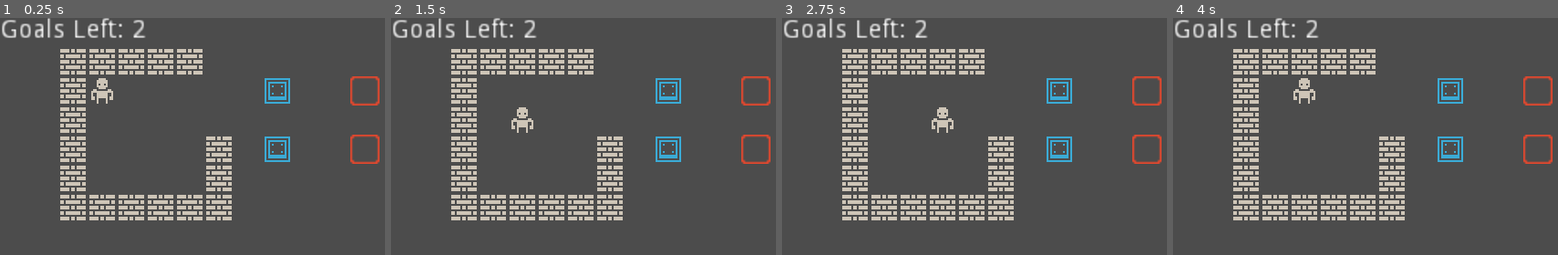
Above: before the commit, frames 1-4 (left to right).
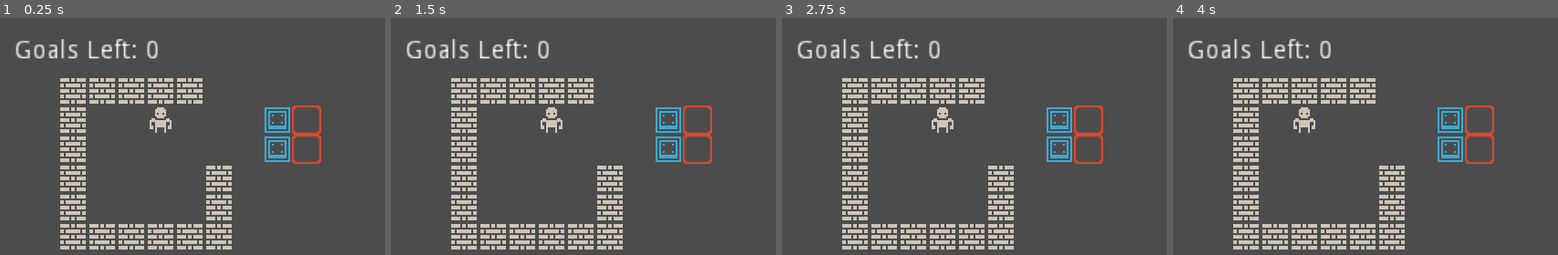
Above: after the commit, the same moments.

Repository: chucklepie/PushGame
Game: Godot game, scene res://World.tscn
The game is run twice, just before and just after one commit, with the same random seed, the same clock (stepped at 60 frames per second) and the same inputs.
Inputs:
- Up to frame 1 (0.25 s): no input
- Up to frame 2 (1.5 s): tap Enter at 0.5 s; hold Right (ui_right) 0.53-1.28 s; tap Space at 1.25 s; hold Down (ui_down) from 1.28 s (still down)
- Up to frame 3 (2.75 s): tap Enter at 2 s; release Down (ui_down) at 2.03 s; hold Right (ui_right) from 2.03 s (still down)
- Up to frame 4 (4 s): tap Space at 2.75 s; release Right (ui_right) at 2.78 s; hold Up (ui_up) 2.78-3.53 s; tap Enter at 3.5 s; hold Left (ui_left) from 3.53 s (still down)

The runs differ from the first frame. In frame 1, 13% of the frame differs, in the area x 0-99%, y 0-98%; in frame 2, 13%; in frame 3, 13%; in frame 4, 13%.
Error after the commit: Parse Error: Variable "box" already defined in the scope (at line 7). (res://World.gd:8)

Commit message:
version 2

Diff:
--- a/Version1/Box.gd
+++ b/Version1/Box.gd
@@ -1,13 +1,28 @@
 extends KinematicBody2D
+signal box_finished_moving
 
 const GRID=16
-
+onready var tween:Tween=$Tween
 func move(direction):
 	if direction!=Vector2.ZERO:
 		$Ray.cast_to=direction*GRID
 		$Ray.force_raycast_update()
 	if !$Ray.is_colliding():
-		position=position+(direction*GRID)
+		movebox(direction*GRID)
 		return true
 	else:
 		return false
+
+func movebox(amount):
+	if not tween.is_active():
+		tween.interpolate_property(self,"position",
+			position,
+			position+(amount),
+			0.1,Tween.TRANS_SINE,Tween.EASE_IN_OUT
+	)
+	tween.start()
+
+func _on_Tween_tween_all_completed() -> void:
+	emit_signal("box_finished_moving")
+	#get_parent().get_parent().check_end()
+	#print(get_tree())
--- a/Version1/Box.tscn
+++ b/Version1/Box.tscn
@@ -24,3 +24,6 @@
 [node name="Ray" type="RayCast2D" parent="."]
 position = Vector2( 8, 8 )
 cast_to = Vector2( 16, 0 )
+
+[node name="Tween" type="Tween" parent="."]
+[connection signal="tween_all_completed" from="Tween" to="." method="_on_Tween_tween_all_completed"]
--- a/Version1/KinematicBody2D.gd
+++ b/Version1/KinematicBody2D.gd
@@ -1,7 +1,8 @@
 extends KinematicBody2D
 
-const GRID=16
-onready var ray=get_node("Ray")
+const GRID:=16
+onready var ray:RayCast2D=get_node("Ray")
+onready var tween=$Tween
 
 func _unhandled_input(event):
 	var direction = Vector2.ZERO
@@ -21,10 +22,20 @@
 		ray.cast_to=direction*GRID
 		ray.force_raycast_update()
 	if !ray.is_colliding():
-		position=position+(direction*GRID)
+		moveplayer(direction*GRID)
+		#position=position+(direction*GRID)
 	else:
 		var collider
 		collider=ray.get_collider()
 		if collider.is_in_group('Box'):
 			if collider.move(direction):
-				position=position+(direction*GRID)
+				moveplayer(direction*GRID)
+
+func moveplayer(amount):
+	if not tween.is_active():
+		tween.interpolate_property(self,"position",
+			position,
+			position+(amount),
+			0.1,Tween.TRANS_SINE,Tween.EASE_IN_OUT
+	)
+	tween.start()
--- a/Version1/Player.tscn
+++ b/Version1/Player.tscn
@@ -1,27 +1,25 @@
-[gd_scene load_steps=5 format=2]
+[gd_scene load_steps=4 format=2]
 
 [ext_resource path="res://Assets/player.png" type="Texture" id=1]
 [ext_resource path="res://KinematicBody2D.gd" type="Script" id=2]
 
-[sub_resource type="GDScript" id=1]
-
-[sub_resource type="RectangleShape2D" id=2]
+[sub_resource type="RectangleShape2D" id=1]
 extents = Vector2( 5.43966, 6.48385 )
 
 [node name="Player" type="KinematicBody2D"]
-position = Vector2( 48, 32 )
 script = ExtResource( 2 )
 
 [node name="sprite" type="Sprite" parent="."]
 texture = ExtResource( 1 )
 centered = false
-script = SubResource( 1 )
 
 [node name="CollisionShape2D" type="CollisionShape2D" parent="."]
 position = Vector2( 8, 8 )
-shape = SubResource( 2 )
+shape = SubResource( 1 )
 
 [node name="Ray" type="RayCast2D" parent="."]
 position = Vector2( 8, 8 )
 enabled = true
 cast_to = Vector2( 16, 0 )
+
+[node name="Tween" type="Tween" parent="."]
--- a/Version1/World.gd
+++ b/Version1/World.gd
@@ -1,16 +1,29 @@
 extends Node2D
 
 var endgame=false
+var goalsleft
+
+func _ready() -> void:
+	var box:KinematicBody2D
+	for box in $Boxes.get_children():
+		box.connect("box_finished_moving",self,"_on_box_finished_moving")
+
 
 func _process(delta):
 	if !endgame:
-		var goalsleft=$Goals.get_child_count()
+		goalsleft=$Goals.get_child_count()
 
-		for goal in $Goals.get_children():
-			if goal.goalmet:
-				goalsleft-=1
-		if goalsleft==0:
-			$ConfirmationDialog.popup()
-			endgame=true
-			print("end")
-		$GoalsLeft.text="Goals Left: " + str(goalsleft)
+func check_end():
+	for goal in $Goals.get_children():
+		if goal.goalmet:
+			goalsleft-=1
+	if goalsleft==0:
+		$ConfirmationDialog.popup()
+		endgame=true
+		print("end")
+	$GoalsLeft.text="Goals Left: " + str(goalsleft)
+
+
+
+func _on_box_finished_moving() -> void:
+	check_end()
--- a/Version1/World.tscn
+++ b/Version1/World.tscn
@@ -7,78 +7,81 @@
 [ext_resource path="res://World.gd" type="Script" id=5]
 
 [node name="Node2D" type="Node2D"]
+position = Vector2( 7.56503, 11.3476 )
 script = ExtResource( 5 )
 
 [node name="Player" parent="." instance=ExtResource( 1 )]
+position = Vector2( 72.435, 36.6524 )
 
 [node name="Walls" type="Node2D" parent="."]
 
 [node name="Wall" parent="Walls" instance=ExtResource( 2 )]
-position = Vector2( 80, 16 )
+position = Vector2( 72.435, 20.6524 )
 
 [node name="Wall2" parent="Walls" instance=ExtResource( 2 )]
-position = Vector2( 64, 16 )
+position = Vector2( 56.435, 20.6524 )
 
 [node name="Wall3" parent="Walls" instance=ExtResource( 2 )]
-position = Vector2( 32, 32 )
+position = Vector2( 24.435, 36.6524 )
 
 [node name="Wall4" parent="Walls" instance=ExtResource( 2 )]
-position = Vector2( 48, 16 )
+position = Vector2( 40.435, 20.6524 )
 
 [node name="Wall5" parent="Walls" instance=ExtResource( 2 )]
-position = Vector2( 32, 48 )
+position = Vector2( 24.435, 52.6524 )
 
 [node name="Wall7" parent="Walls" instance=ExtResource( 2 )]
-position = Vector2( 32, 64 )
+position = Vector2( 24.435, 68.6524 )
 
 [node name="Wall8" parent="Walls" instance=ExtResource( 2 )]
-position = Vector2( 32, 80 )
+position = Vector2( 24.435, 84.6524 )
 
 [node name="Wall10" parent="Walls" instance=ExtResource( 2 )]
-position = Vector2( 32, 96 )
+position = Vector2( 24.435, 100.652 )
 
 [node name="Wall11" parent="Walls" instance=ExtResource( 2 )]
-position = Vector2( 48, 96 )
+position = Vector2( 40.435, 100.652 )
 
 [node name="Wall12" parent="Walls" instance=ExtResource( 2 )]
-position = Vector2( 80, 96 )
+position = Vector2( 72.435, 100.652 )
 
 [node name="Wall13" parent="Walls" instance=ExtResource( 2 )]
-position = Vector2( 96, 96 )
+position = Vector2( 88.435, 100.652 )
 
 [node name="Wall14" parent="Walls" instance=ExtResource( 2 )]
-position = Vector2( 112, 96 )
+position = Vector2( 104.435, 100.652 )
 
 [node name="Wall15" parent="Walls" instance=ExtResource( 2 )]
-position = Vector2( 112, 80 )
+position = Vector2( 104.435, 84.6524 )
 
 [node name="Wall16" parent="Walls" instance=ExtResource( 2 )]
-position = Vector2( 112, 64 )
+position = Vector2( 104.435, 68.6524 )
 
 [node name="Wall17" parent="Walls" instance=ExtResource( 2 )]
-position = Vector2( 96, 16 )
+position = Vector2( 88.435, 20.6524 )
 
 [node name="Wall9" parent="Walls" instance=ExtResource( 2 )]
-position = Vector2( 64, 96 )
+position = Vector2( 56.435, 100.652 )
 
 [node name="Wall6" parent="Walls" instance=ExtResource( 2 )]
-position = Vector2( 32, 16 )
+position = Vector2( 24.435, 20.6524 )
 
 [node name="Boxes" type="Node2D" parent="."]
 position = Vector2( 144, 64 )
 
 [node name="Box" parent="Boxes" instance=ExtResource( 3 )]
-position = Vector2( 0, -32 )
+position = Vector2( -7.56503, -27.3476 )
 
 [node name="Box2" parent="Boxes" instance=ExtResource( 3 )]
+position = Vector2( -7.56503, -11.3476 )
 
 [node name="Goals" type="Node2D" parent="."]
 
 [node name="Goal" parent="Goals" instance=ExtResource( 4 )]
-position = Vector2( 192, 64 )
+position = Vector2( 152.435, 52.6524 )
 
 [node name="Goal2" parent="Goals" instance=ExtResource( 4 )]
-position = Vector2( 192, 32 )
+position = Vector2( 152.435, 36.6524 )
 
 [node name="ConfirmationDialog" type="AcceptDialog" parent="."]
 margin_left = 32.0
